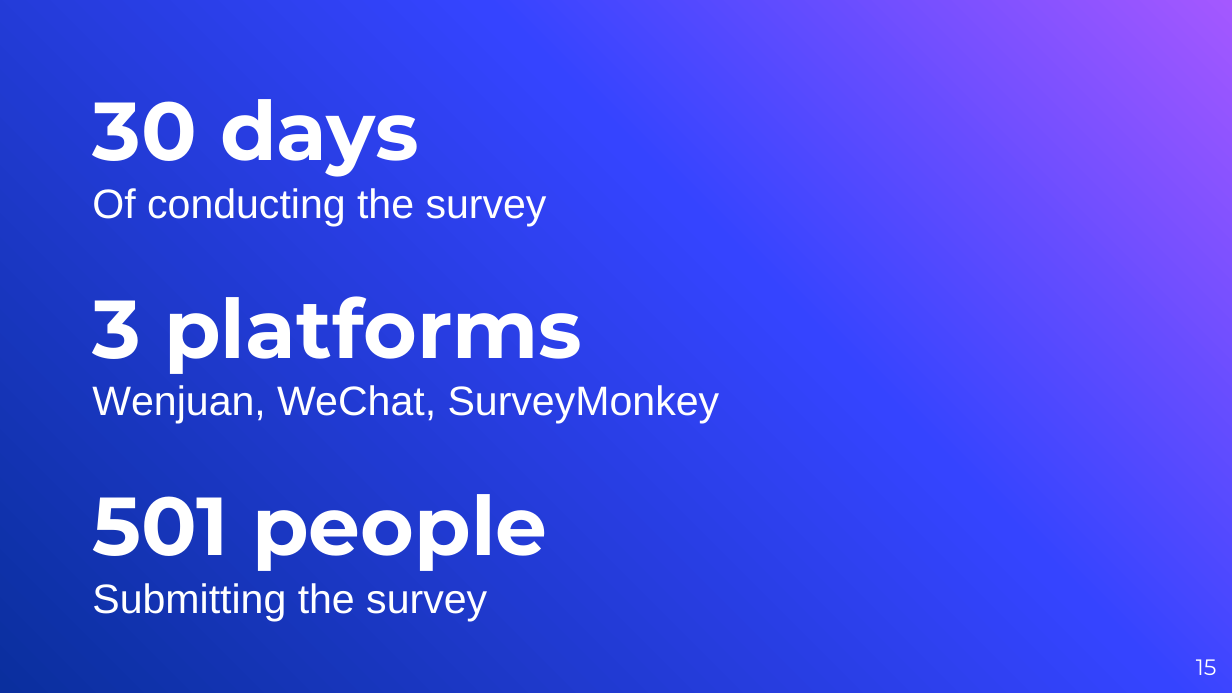
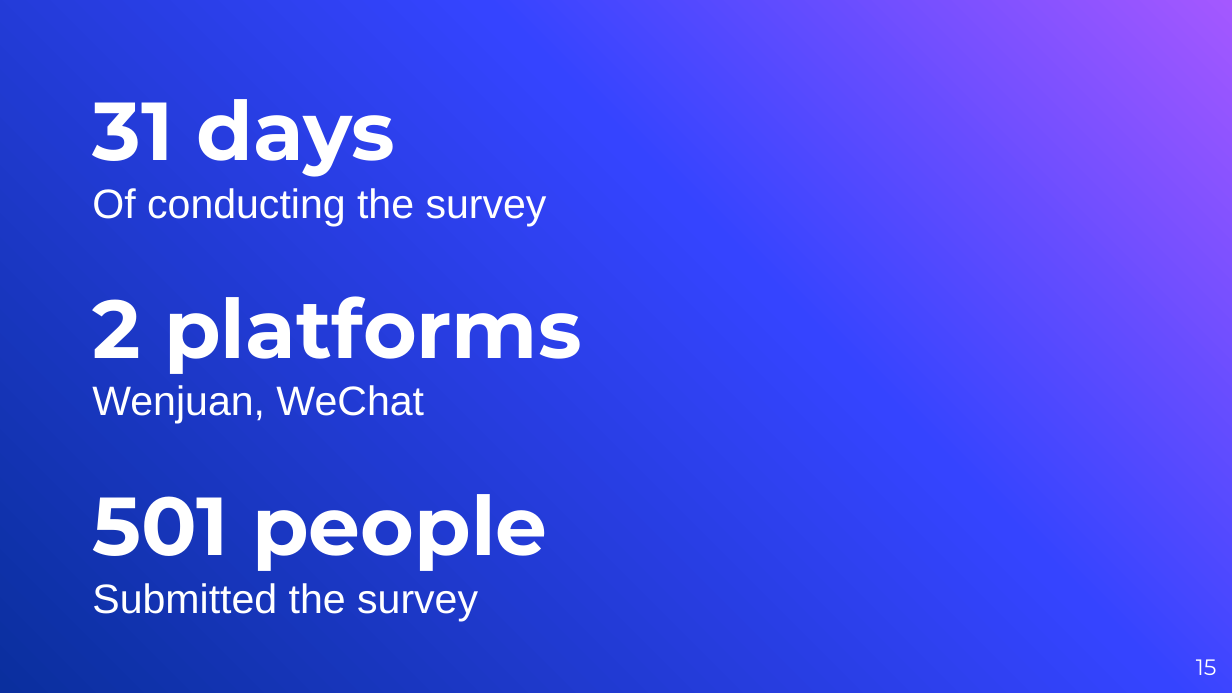
Before and after one commit to vyacheslav-polyakov/thesis, a slide deck: slide 15 of !Defense Slides.pptx. Drawn at 1232x693 pixels with LibreOffice and Linux fonts; fonts in the diff are those of the drawing; background and template pictures are left out. Boxes give left, top, right and bottom in pixels: in the first picture for what was removed or moved away, otherwise in the second. Text is boxed around its words. In the diff, an @@ line names an element or a change of style, - is before the commit and + after.

```diff
--- a/!Defense Slides.pptx
+++ b/!Defense Slides.pptx
@@ title at <box>92,99,395,177</box>: text changed @@
-30 days
+31 days
@@ title at <box>92,296,582,374</box>: text changed @@
-3 platforms
+2 platforms
@@ subtitle at <box>92,385,424,424</box>: text changed @@
-Wenjuan, WeChat, SurveyMonkey
+Wenjuan, WeChat
@@ subtitle at <box>92,583,478,621</box>: text changed @@
-Submitting the survey
+Submitted the survey
```
Also in this commit, not shown: 5 other slides changed, 5 slides added, 1 slide removed, 10 other files.
